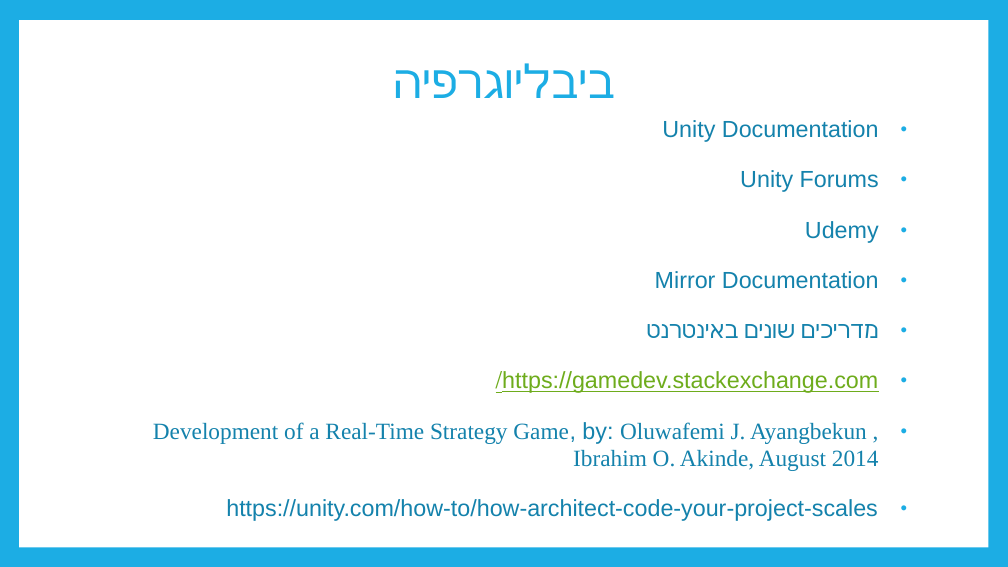
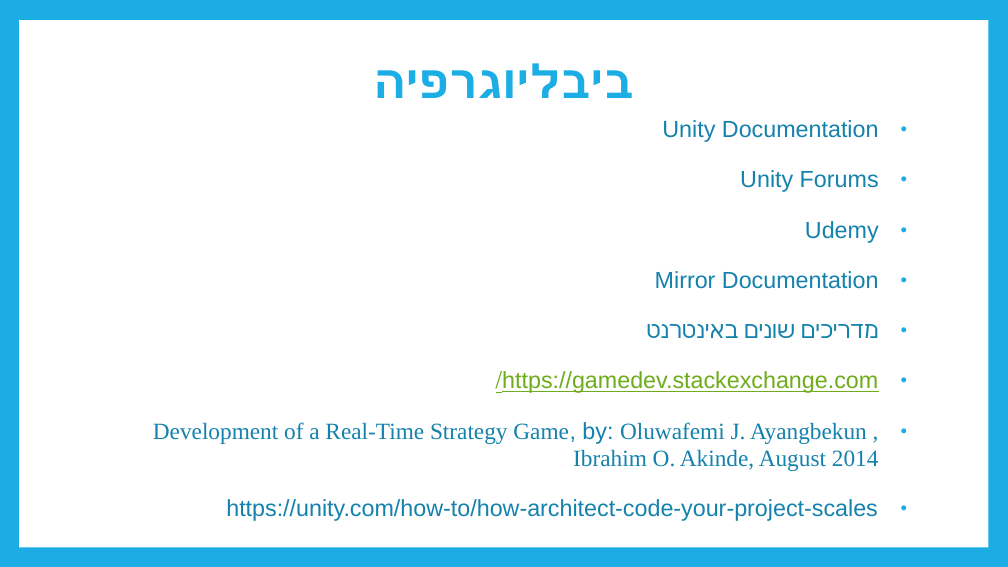
Before and after one commit to eliacharfe/Assemble-Z-Army, a slide deck: slide 23 of דוחות/מצגות/מצגת התקדמות.pptx. Drawn at 1008x567 pixels with LibreOffice and Linux fonts; fonts in the diff are those of the drawing. Boxes give left, top, right and bottom in pixels: in the first picture for what was removed or moved away, otherwise in the second. Text is boxed around its words. In the diff, an @@ line names an element or a change of style, - is before the commit and + after.

```diff
--- a/דוחות/מצגות/מצגת התקדמות.pptx
+++ b/דוחות/מצגות/מצגת התקדמות.pptx
@@ title "ביבליוגרפיה" at <box>374,63,633,98</box>: bold on @@
```
Also in this commit, not shown: 7 other slides changed, 2 other files.
